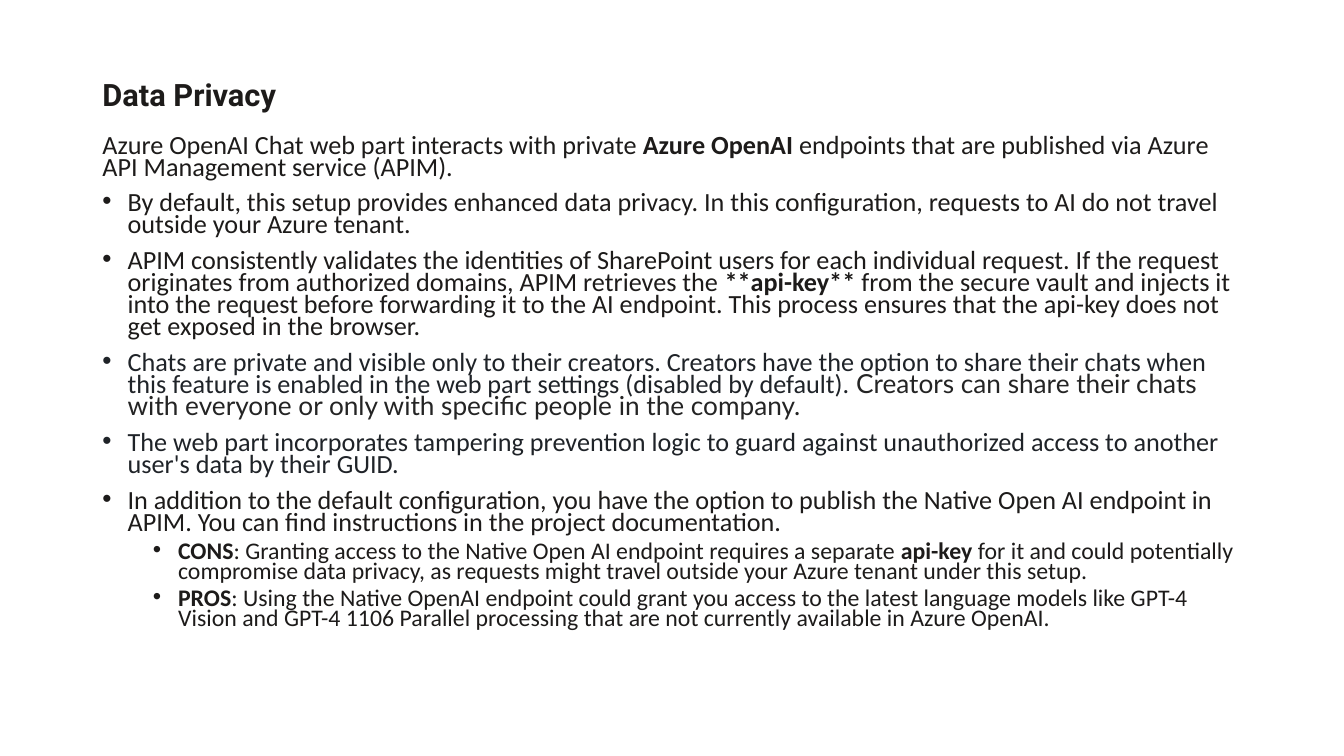
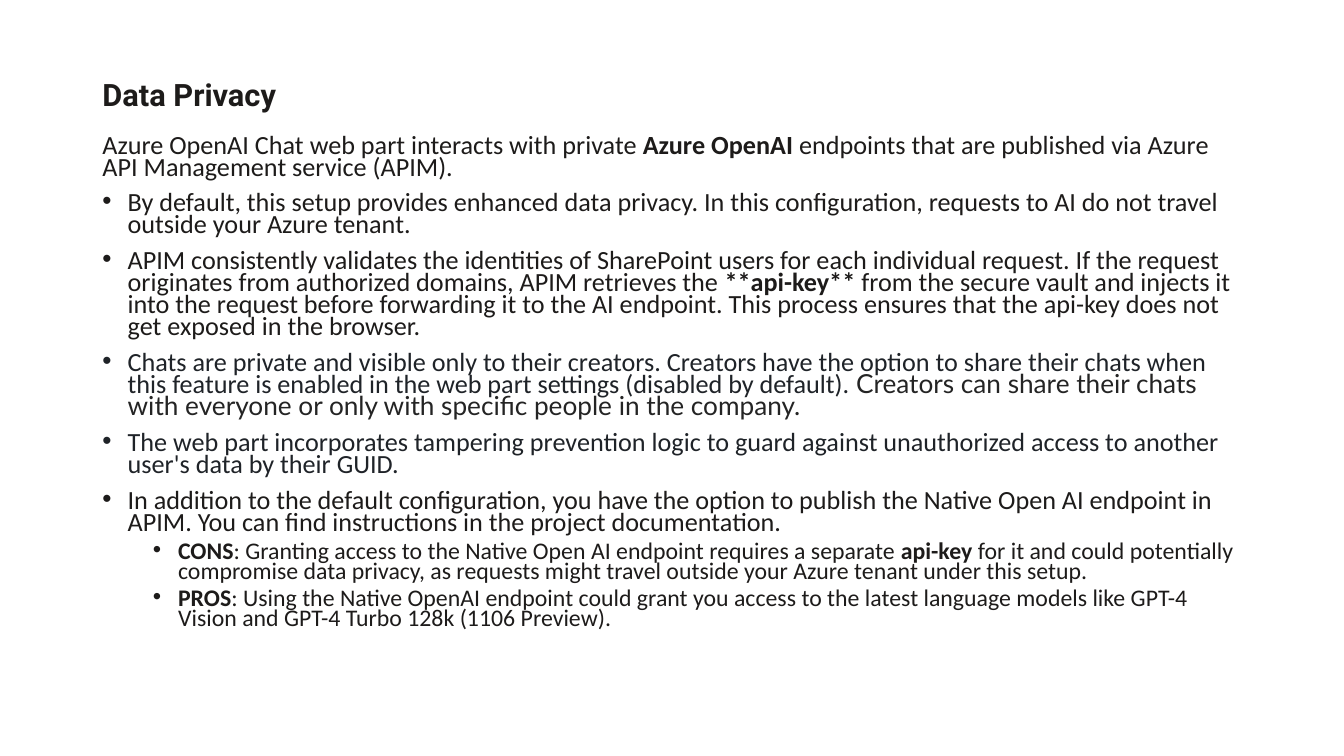
Before and after one commit to Paul-Borisov/react-azure-open-ai-chat-web-part-spfx, a slide deck: slide 3 of docs/azure-openai-chat-web-part-presentation.pptx. Drawn at 1344x756 pixels with LibreOffice and Linux fonts; fonts in the diff are those of the drawing. Boxes give left, top, right and bottom in pixels: in the first picture for what was removed or moved away, otherwise in the second. Text is boxed around its words. In the diff, an @@ line names an element or a change of style, - is before the commit and + after.

```diff
--- a/docs/azure-openai-chat-web-part-presentation.pptx
+++ b/docs/azure-openai-chat-web-part-presentation.pptx
@@ text at (178, 589, 1187, 629): text changed @@
-  • PROS: Using the Native OpenAI endpoint could grant you access to the latest language models like GPT-4 Vision and GPT-4 1106 Parallel processing that are not currently available in Azure OpenAI.
+  • PROS: Using the Native OpenAI endpoint could grant you access to the latest language models like GPT-4 Vision and GPT-4 Turbo 128k (1106 Preview).
```
Also in this commit, not shown: 4 other slides changed, 2 slides added, 1 other file.
